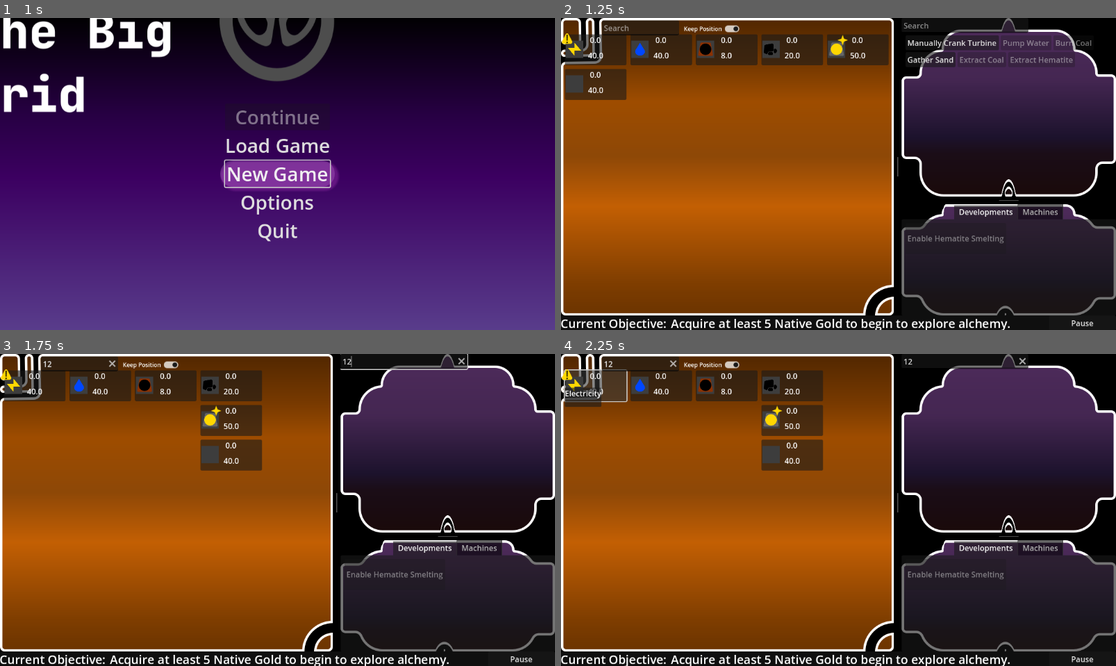
Above: before the commit, frames 1-4 (two rows, left to right).
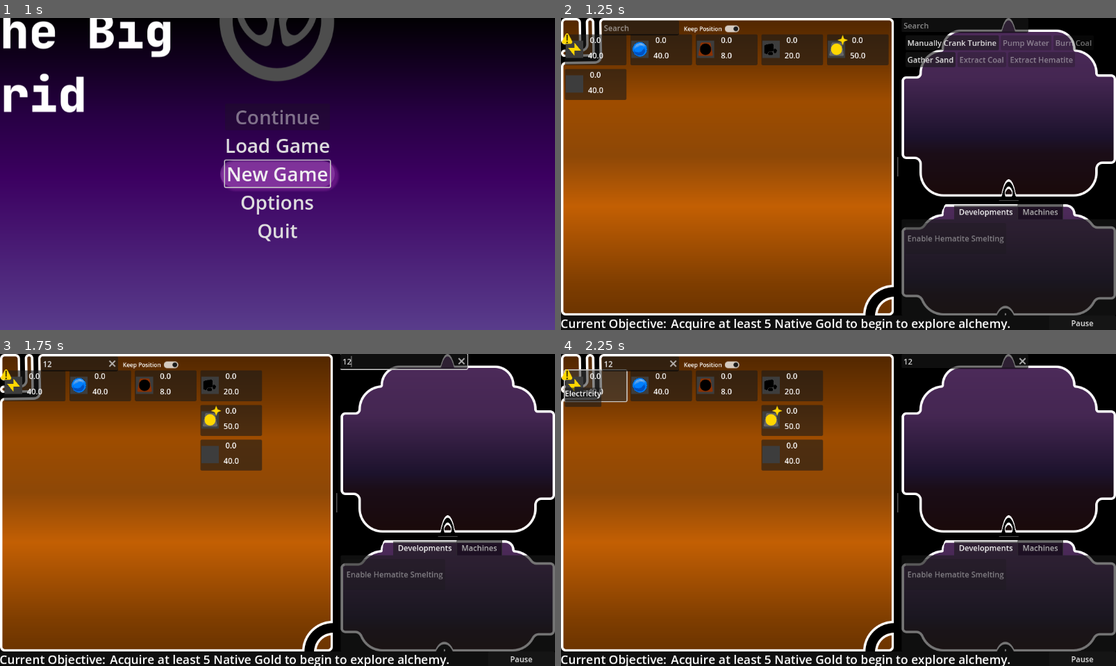
Above: after the commit, the same moments.

Repository: Carth501/The-Big-Grid
Game: Godot game, scene res://scenes/MainMenu.tscn
The game is run twice, just before and just after one commit, with the same random seed, the same clock (stepped at 60 frames per second) and the same inputs. Sound files missing from this copy of the repository are replaced by a short silence.
Inputs (mouse positions are in pixels of both pictures, inside the frame that each line leads up to):
- Up to frame 1 (1 s): click "New Game" at 0.5 s
- Up to frame 2 (1.25 s): no input
- Up to frame 3 (1.75 s): click (77, 363) at 1.27 s; type "12" at 1.35 s; click (405, 360) at 1.5 s; type "12" at 1.58 s
- Up to frame 4 (2.25 s): click "[center]0.0[/center]" at 2 s

Frame 1 is identical in both runs. In frame 2, 0.1% of the frame differs, in the area x 1-51%, y 7-13%; in frame 3, 0.1%, in the area x 1-40%, y 7-23%; in frame 4, 0.1%.
Error in both runs: Invalid call. Nonexistent function 'to_lower' in base 'Dictionary'. (res://scripts/display/FilterForeman.gd:61)

Commit message:
change supply icon display to fit any icon size

Diff:
--- a/data/supply_definitions.json
+++ b/data/supply_definitions.json
@@ -24,7 +24,7 @@
             }
         },
         "default_index": 1,
-        "icon_path": "res://textures/Supply_Icons/Water.svg"
+        "icon_path": "res://textures/Supply_Icons/Water.png"
     },
     "coal": {
         "default_max": 20,
--- a/scenes/display/SupplyIconDisplay.tscn
+++ b/scenes/display/SupplyIconDisplay.tscn
@@ -22,3 +22,4 @@
 custom_minimum_size = Vector2(32, 32)
 layout_mode = 2
 expand_mode = 4
+stretch_mode = 5
--- a/textures/Supply_Icons/Water.svg
+++ /dev/null
@@ -1,4 +0,0 @@
-<svg width="128" height="129" viewBox="0 0 128 129" fill="none" xmlns="http://www.w3.org/2000/svg">
-<path d="M63.9992 10.0303L99.0471 66.8979H28.9495L63.9992 10.0303Z" fill="#0047FF"/>
-<ellipse cx="64" cy="83.5303" rx="40" ry="34.5" fill="#0047FF"/>
-</svg>
Binary file added: textures/Supply_Icons/Water.png
Not shown, added: textures/Supply_Icons/Water.png.import
